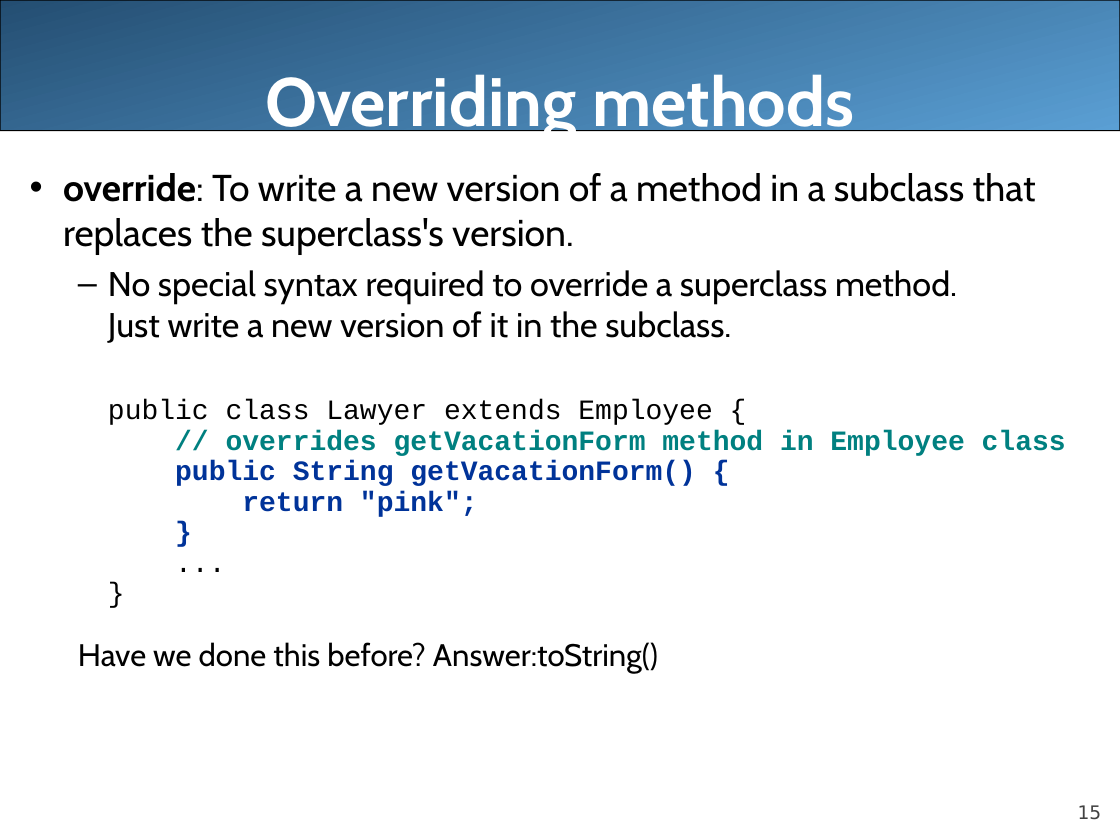
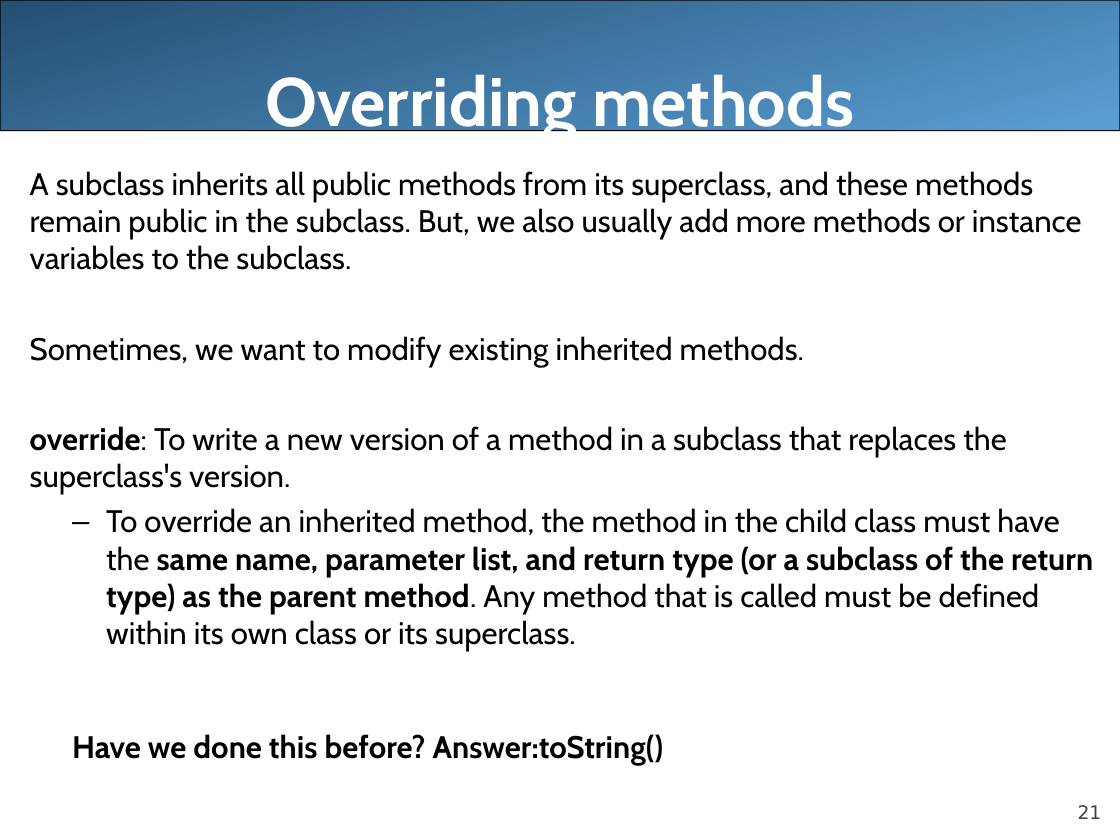
Before and after one commit to LongBaoNguyen/longbaonguyen.github.io, a slide deck: slide 21 of courses/apcsa/lecture21.ppt (slide 15 before the commit). Drawn at 1120x840 pixels with LibreOffice and Linux fonts; fonts in the diff are those of the drawing. Boxes give left, top, right and bottom in pixels: in the first picture for what was removed or moved away, otherwise in the second. Text is boxed around its words. In the diff, an @@ line names an element or a change of style, - is before the commit and + after.

```diff
--- a/courses/apcsa/lecture21.ppt
+++ b/courses/apcsa/lecture21.ppt
@@ text at (x1=30, y1=171, x2=1082, y2=367): paragraphs added @@
+A subclass inherits all public methods from its superclass, and these methods remain public in the subclass. But, we also usually add more methods or instance variables to the subclass.
+Sometimes, we want to modify existing inherited methods.
@@ text at (x1=30, y1=426, x2=1006, y2=766): size 24 to 20 pt in "override: To write a new version of ..."; bold on in "Have we done this before? Answer:toString()"; bullet • to none; less space between paragraphs; indent changed @@
@@ text at (x1=106, y1=508, x2=1093, y2=652): text changed; size 18 to 20 pt; font Courier New to Cabin @@
-  – No special syntax required to override a superclass method.
-    Just write a new version of it in the subclass.
-  public class Lawyer extends Employee {
-  // overrides getVacationForm method in Employee class
-  public String getVacationForm() {
-  return "pink";
-  }
-  ...
-  }
+  – To override an inherited method, the method in the child class must have the same name, parameter list, and return type (or a subclass of the return type) as the parent method. Any method that is called must be defined within its own class or its superclass.
@@ page number at (x1=1078, y1=805, x2=1102, y2=819): text changed @@
-15
+21
```
Also in this commit, not shown: 10 other slides changed, 14 slides added, 9 slides removed, 5 other files.
